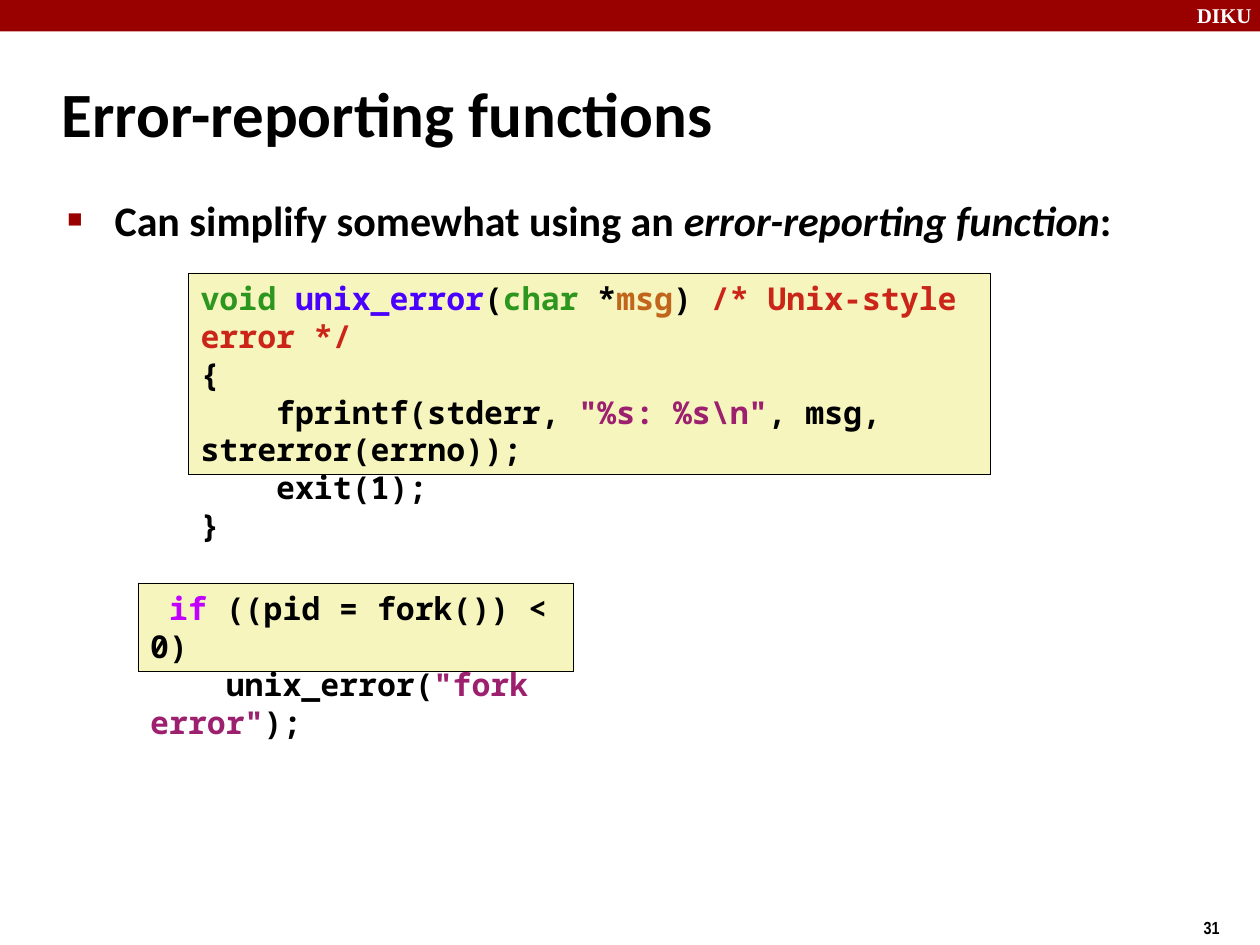
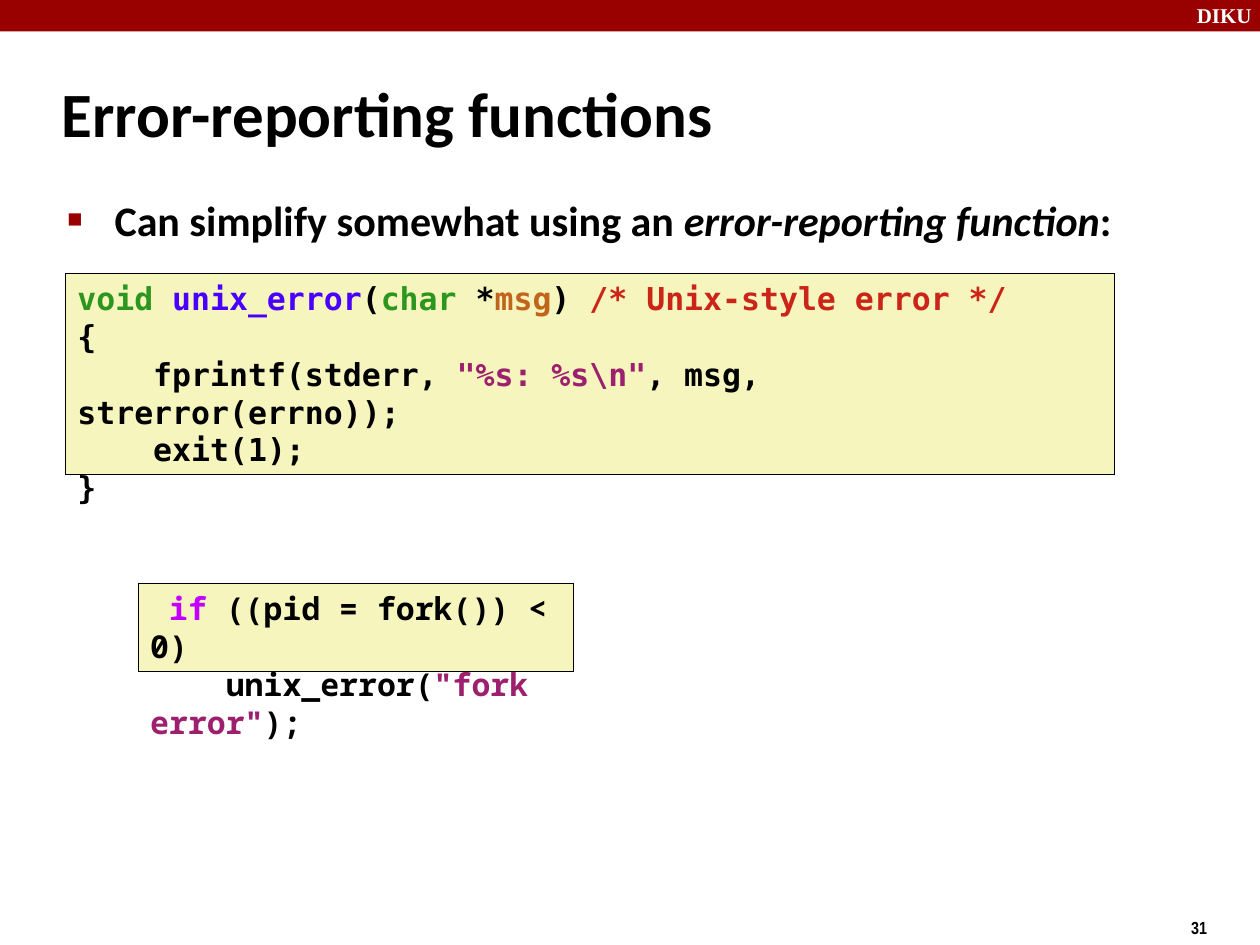
Before and after one commit to diku-compSys/compSys-e2020-pub, a slide deck: slide 31 of material/201019_exceptional_control_flow/exceptional-control-flow.odp. Drawn at 1260x945 pixels with LibreOffice and Linux fonts; fonts in the diff are those of the drawing. Boxes give left, top, right and bottom in pixels: in the first picture for what was removed or moved away, otherwise in the second. Text is boxed around its words. In the diff, an @@ line names an element or a change of style, - is before the commit and + after.

```diff
--- a/material/201019_exceptional_control_flow/exceptional-control-flow.odp
+++ b/material/201019_exceptional_control_flow/exceptional-control-flow.odp
@@ rectangle "void unix_error(char *msg) /* Unix-style ..." resized from (x1=188, y1=273, x2=990, y2=475) to (x1=66, y1=273, x2=1114, y2=475) @@
@@ rectangle "void unix_error(char *msg) /* Unix-style ..." at (x1=66, y1=273, x2=1114, y2=475): font Noto Sans Mono to DejaVu Sans Mono @@
@@ page number moved from (x1=1204, y1=921, x2=1220, y2=935) to (x1=1191, y1=922, x2=1207, y2=935) @@
```
Also in this commit, not shown: 52 other slides changed, 4 other files.
